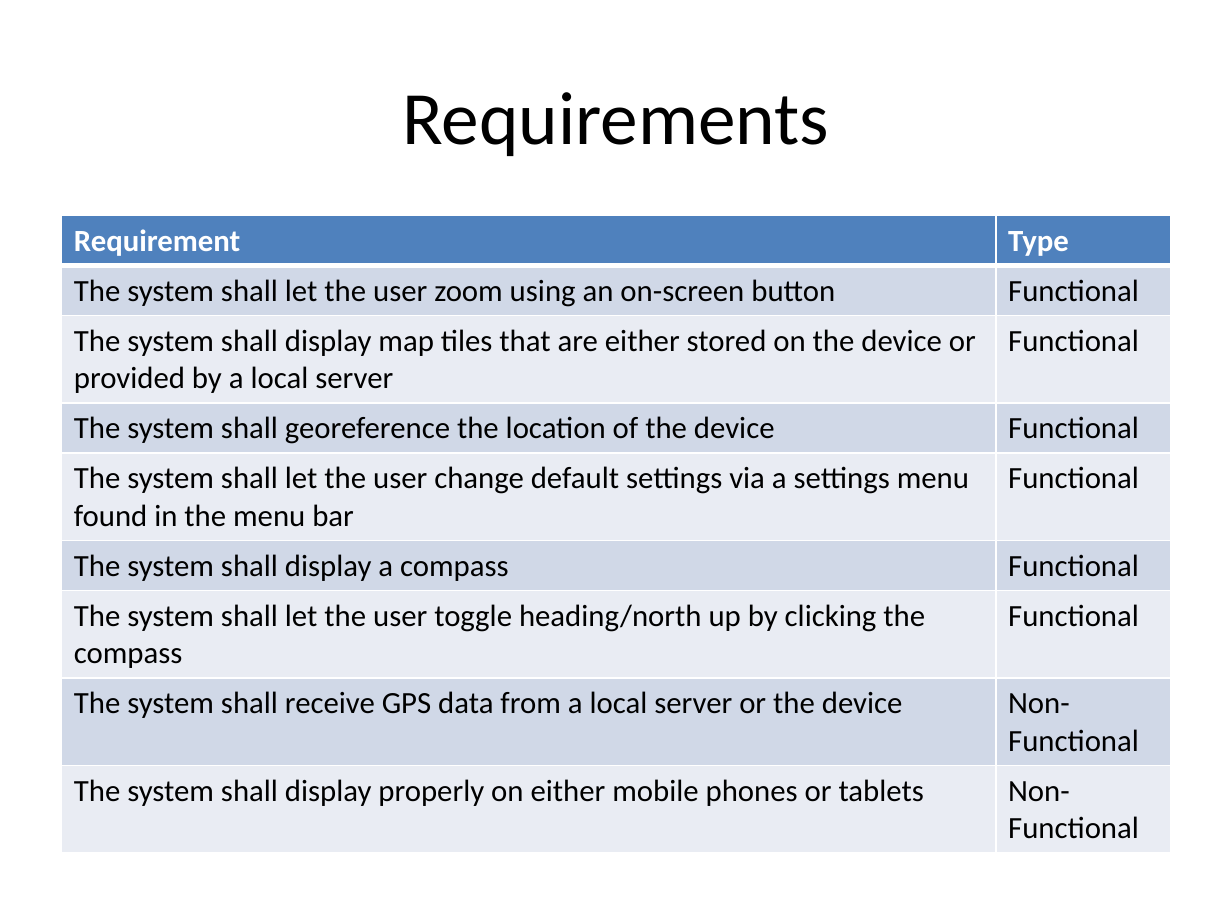
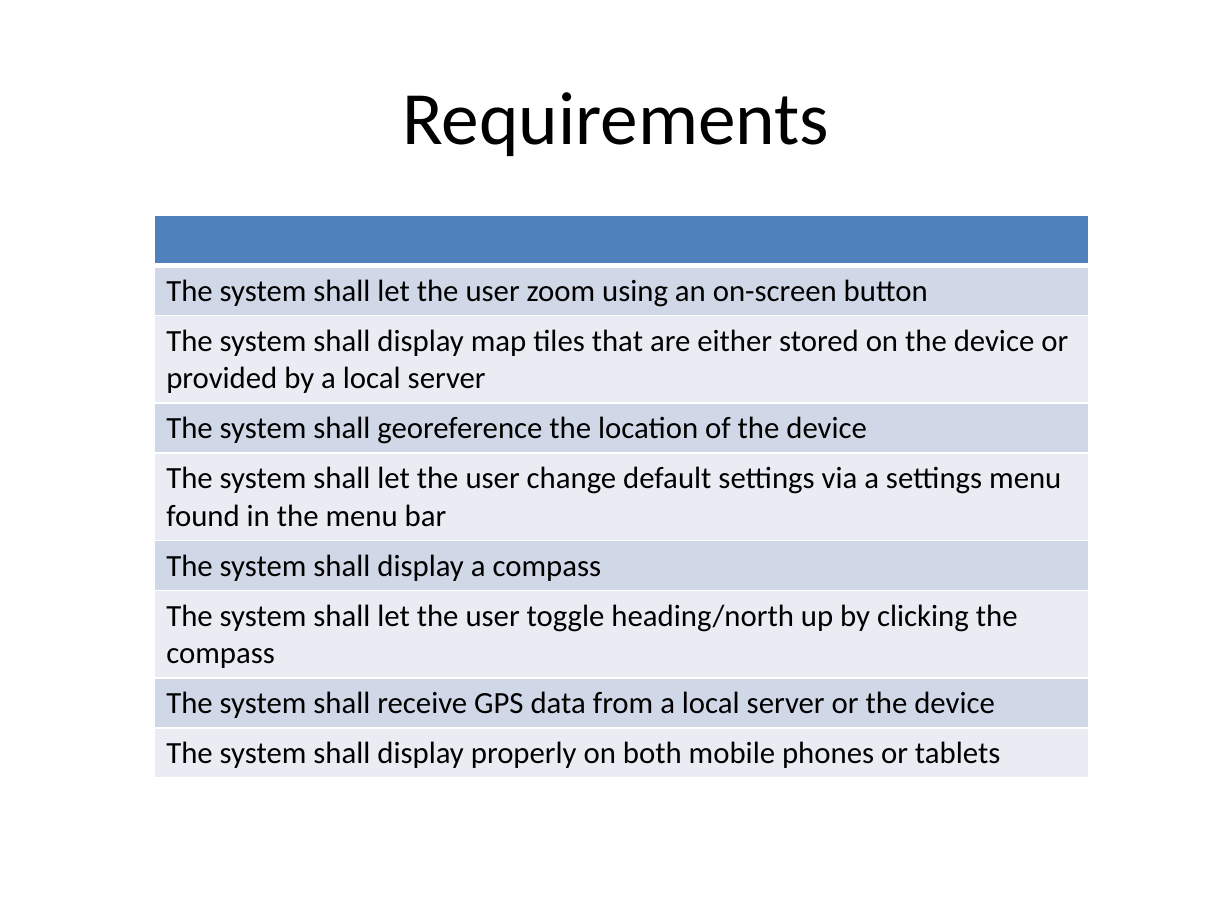
Before and after one commit to atniptw/Senior-Project, a slide deck: slide 3 of Documents/PowerPoints/FallPresentation.pptx. Drawn at 1232x924 pixels with LibreOffice and Linux fonts; fonts in the diff are those of the drawing. Boxes give left, top, right and bottom in pixels: in the first picture for what was removed or moved away, otherwise in the second. Text is boxed around its words. In the diff, an @@ line names an element or a change of style, - is before the commit and + after.

```diff
--- a/Documents/PowerPoints/FallPresentation.pptx
+++ b/Documents/PowerPoints/FallPresentation.pptx
@@ table at (154,216,1088,774) @@
-column 1: Requirement | The system shall let the user zoom using an on-screen button | The system shall display map tiles that are either stored on the device or / provided by a local server | The system shall georeference the location of the device | The system shall let the user change default settings via a settings menu / found in the menu bar | The system shall display a compass | The system shall let the user toggle heading/north up by clicking the / compass | The system shall receive GPS data from a local server or the device | The system shall display properly on either mobile phones or tablets
-column 2: Type | Functional | Functional | Functional | Functional | Functional | Functional | Non-Functional | Non-Functional
+column 1:  | The system shall let the user zoom using an on-screen button | The system shall display map tiles that are either stored on the device or / provided by a local server | The system shall georeference the location of the device | The system shall let the user change default settings via a settings menu / found in the menu bar | The system shall display a compass | The system shall let the user toggle heading/north up by clicking the / compass | The system shall receive GPS data from a local server or the device | The system shall display properly on both mobile phones or tablets
@@ table: place and size @@
-table at (62,216,1170,846)
+table at (154,216,1088,774)
```
Also in this commit, not shown: 5 other slides changed, 1 slide removed.
